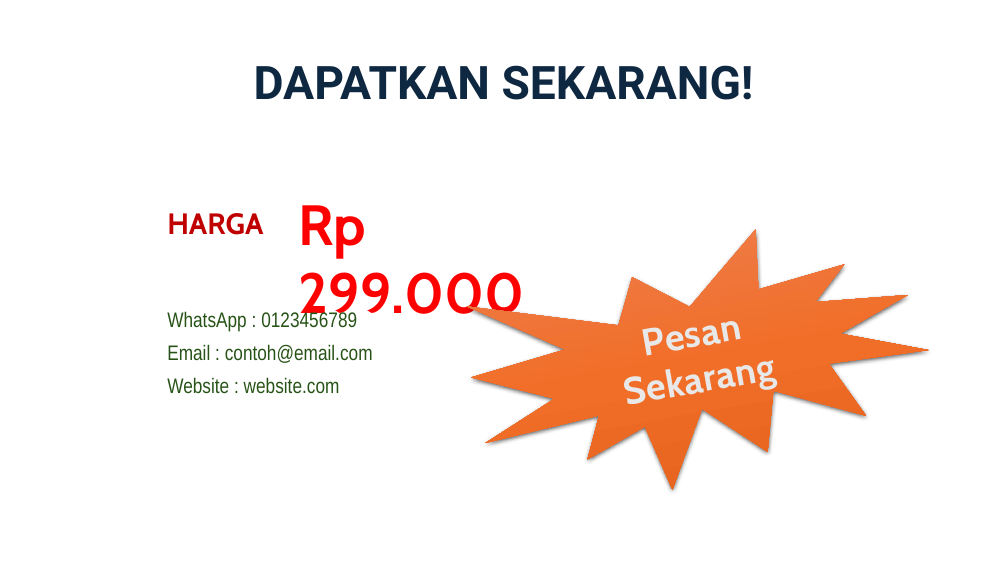
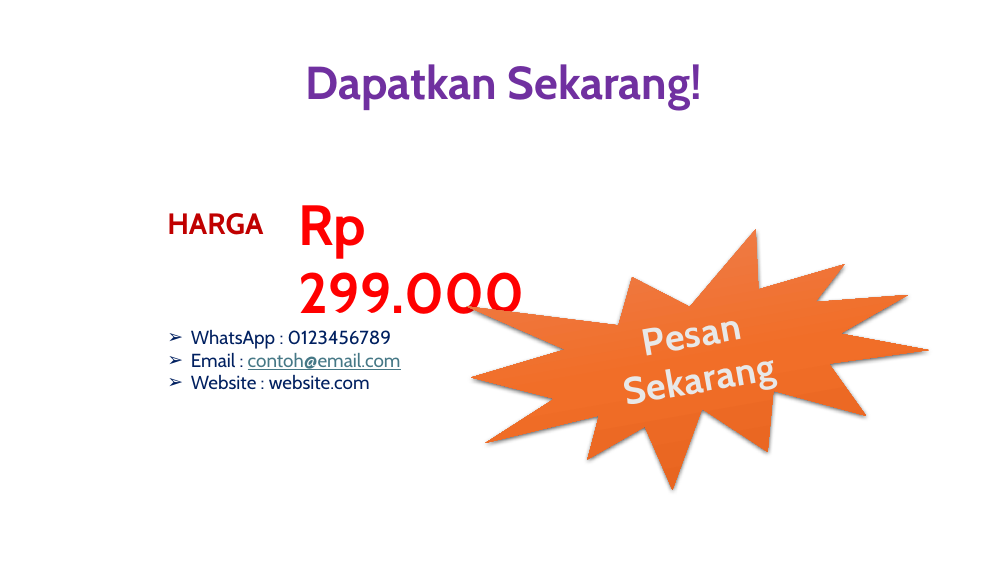
Before and after one commit to onysu/kursus, a slide deck: slide 5 of assets/files/SmartBottle.pptx. Drawn at 1008x567 pixels with LibreOffice and Linux fonts; fonts in the diff are those of the drawing. Boxes give left, top, right and bottom in pixels: in the first picture for what was removed or moved away, otherwise in the second. Text is boxed around its words. In the diff, an @@ line names an element or a change of style, - is before the commit and + after.

```diff
--- a/assets/files/SmartBottle.pptx
+++ b/assets/files/SmartBottle.pptx
@@ title at [306,64,703,110]: text changed; font Roboto to Cabin; text colour #0E2841 to #7030A0 @@
-DAPATKAN SEKARANG!
+Dapatkan Sekarang!
@@ text "WhatsApp : 0123456789": place and size @@
-text "WhatsApp : 0123456789" at [167,344,373,363]
+text "WhatsApp : 0123456789" at [191,330,401,390]
@@ text removed at [167,310,357,332] @@
-WhatsApp : 0123456789
@@ text at [191,330,392,349]: paragraph added @@
+➢ WhatsApp : 0123456789
@@ text at [191,352,401,370]: size 20 to 18 pt, font Arial Narrow to Cabin in "Email : contoh@email.com"; text colour #275417 to #002060 in "Email :"; text colour #275417 to #467886, underline on in "contoh@email.com"; bullet none to ➢ @@
@@ text removed at [167,377,340,394] @@
-Website : website.com
@@ text at [191,375,370,390]: paragraph added @@
+➢ Website : website.com
```
Also in this commit, not shown: 4 other slides changed, 3 other files.
